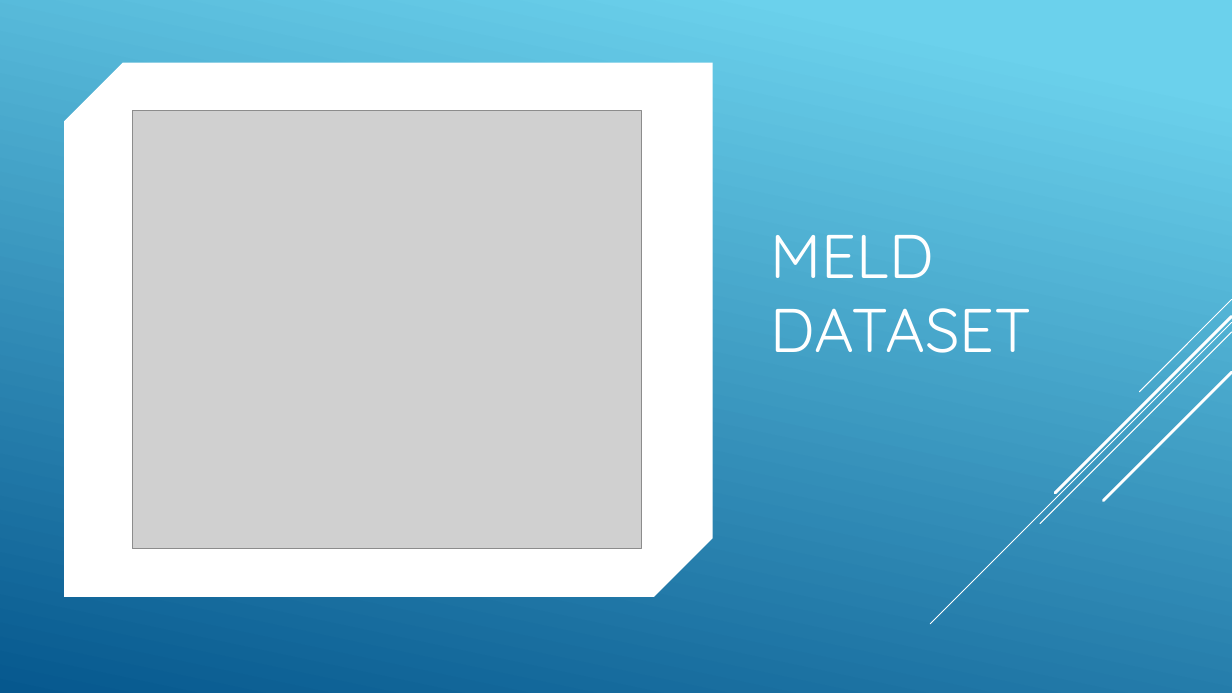
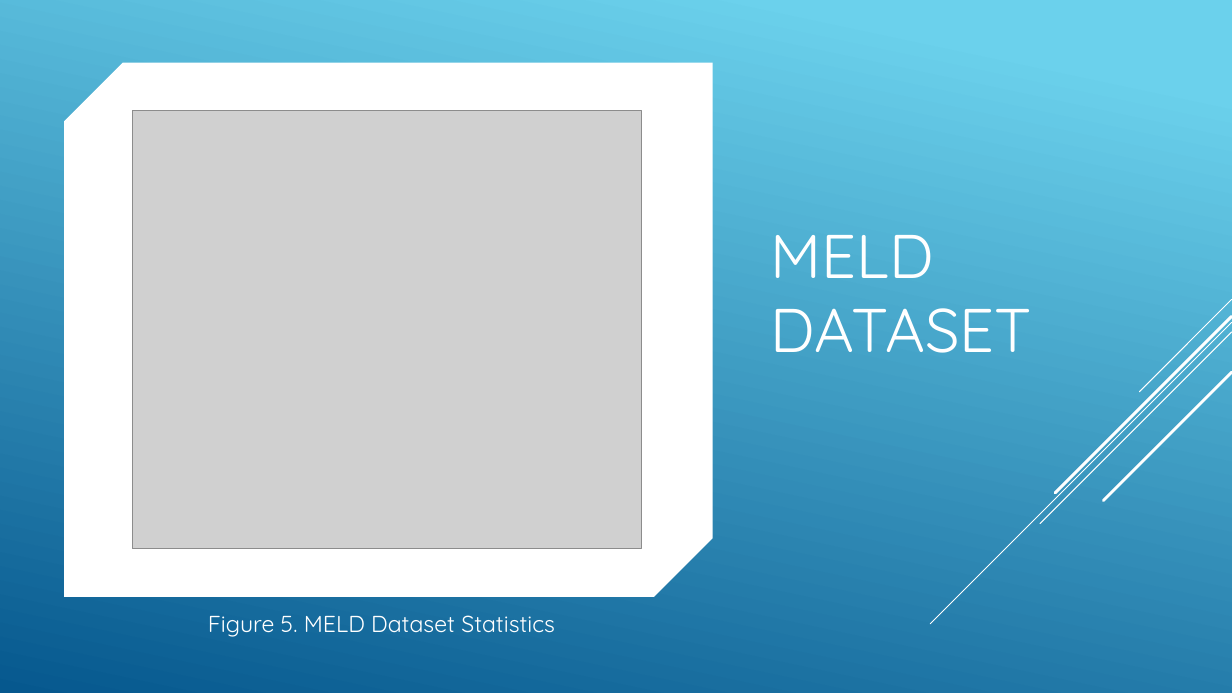
Before and after one commit to kutay-ugurlu/583-Project, a slide deck: slide 7 of report/Presentation.pptx. Drawn at 1232x693 pixels with LibreOffice and Linux fonts; fonts in the diff are those of the drawing; grey boxes stand for pictures. Boxes give left, top, right and bottom in pixels: in the first picture for what was removed or moved away, otherwise in the second. Text is boxed around its words. In the diff, an @@ line names an element or a change of style, - is before the commit and + after.

```diff
--- a/report/Presentation.pptx
+++ b/report/Presentation.pptx
@@ text added at bbox=[208, 615, 555, 637], 18 pt, text #FFFFFF @@
+Figure 5. MELD Dataset Statistics
```
Also in this commit, not shown: 2 other slides changed, 2 slides added, 2 slides removed, 7 other files.
